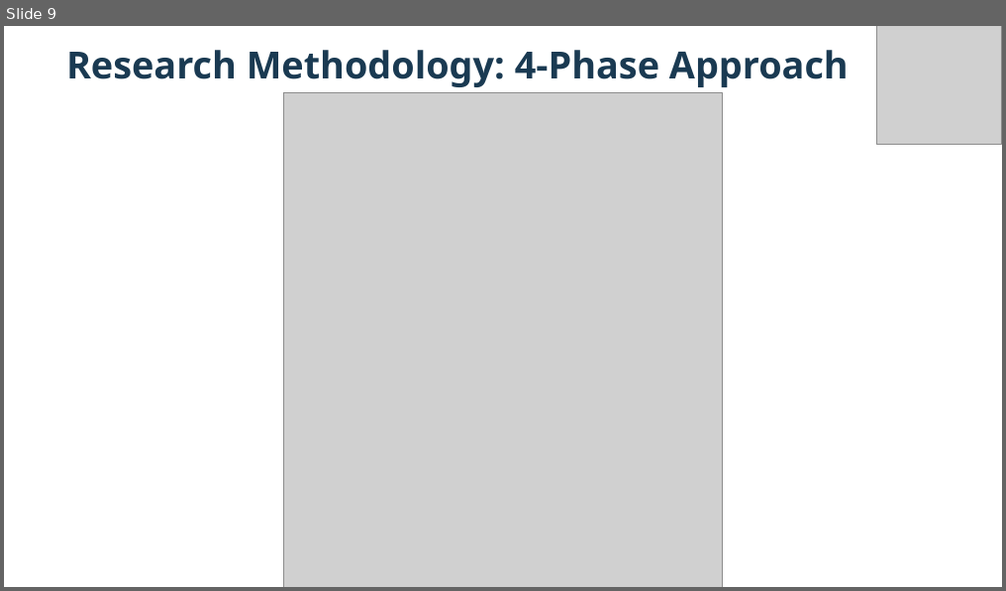
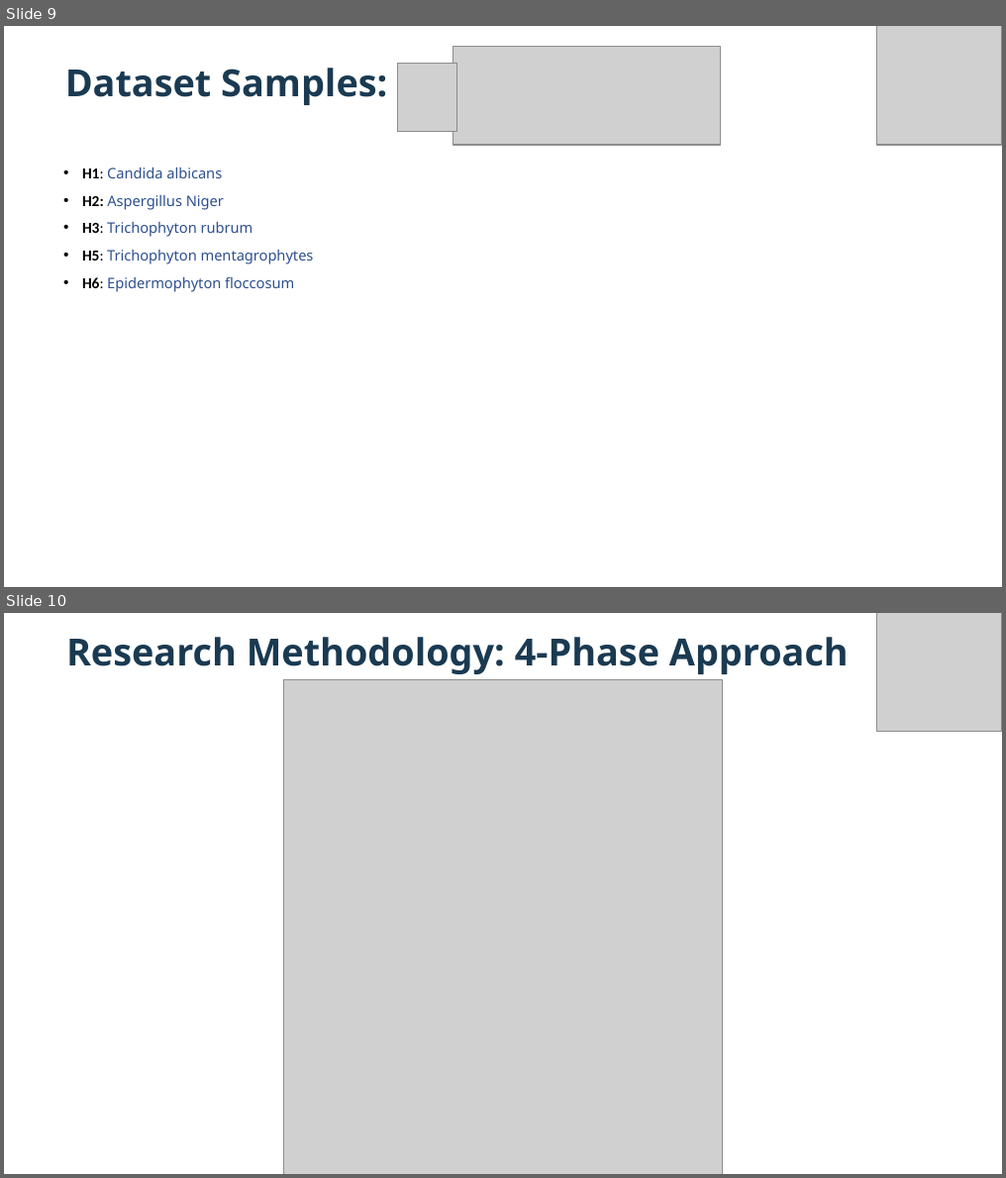
Before and after one commit to ahmed7git/Final-prowerPT, a slide deck: final edit.pptx. Shown one above the other, each under a label of ours: slide 9 before the commit, slides 9 and 10 after it. The pictures are 1006x591 and 1006x1178 pixels, drawn with LibreOffice and Linux fonts; fonts in the diff are those of the drawing; grey boxes stand for pictures; background and template pictures are left out. Boxes give left, top, right and bottom in pixels: in the first picture for what was removed or moved away, otherwise in the second. Text is boxed around its words. In the diff, an @@ line names an element or a change of style, - is before the commit and + after.

```diff
--- a/final edit.pptx
+++ b/final edit.pptx
@@ slide 9 added at <box>4,26,1002,587</box>, background #FFFFFF @@
@@ picture added at <box>453,46,721,145</box> @@
@@ picture added at <box>876,26,1001,145</box> @@
@@ text added at <box>65,68,387,105</box>, 27 pt, text #1A3A52, bold @@
+Dataset Samples:
@@ picture added at <box>397,63,456,132</box> @@
@@ text added at <box>82,168,314,292</box>, 10.5 pt, text #2E5090 @@
+  • H1: Candida albicans
+  • H2: Aspergillus Niger
+  • H3: Trichophyton rubrum
+  • H5: Trichophyton mentagrophytes
+  • H6: Epidermophyton floccosum
@@ what was slide 9 is now slide 10 @@
```
Also in this commit, not shown: 6 slides changed, 2 other slides added, 4 slides removed.
